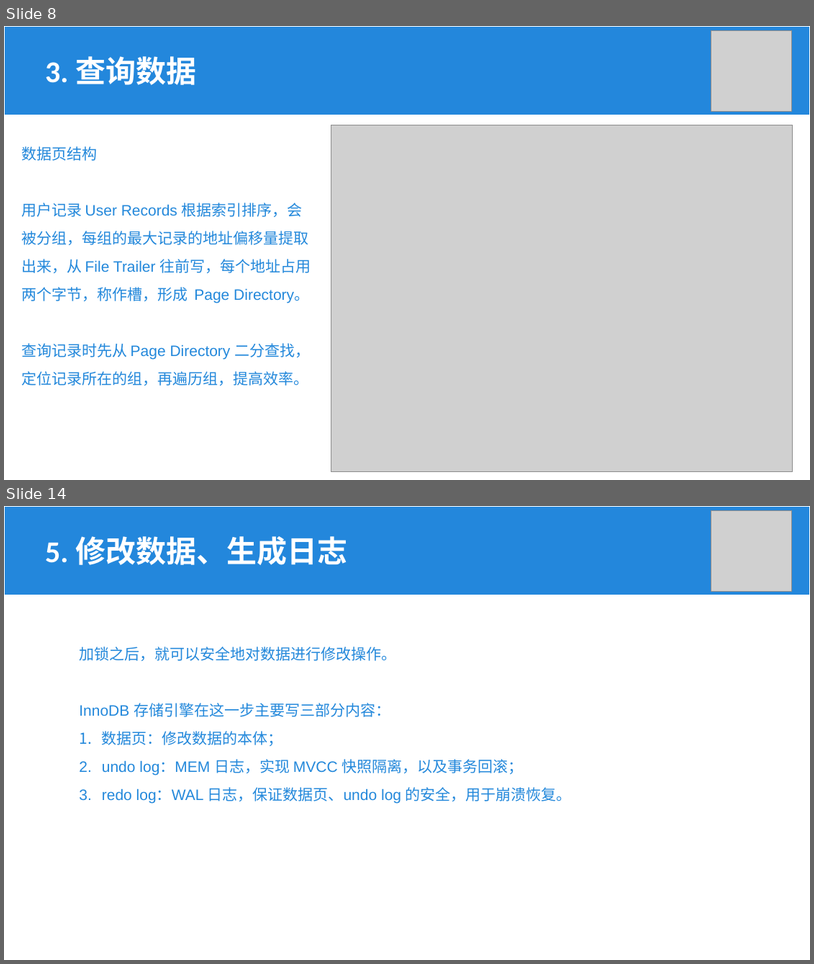
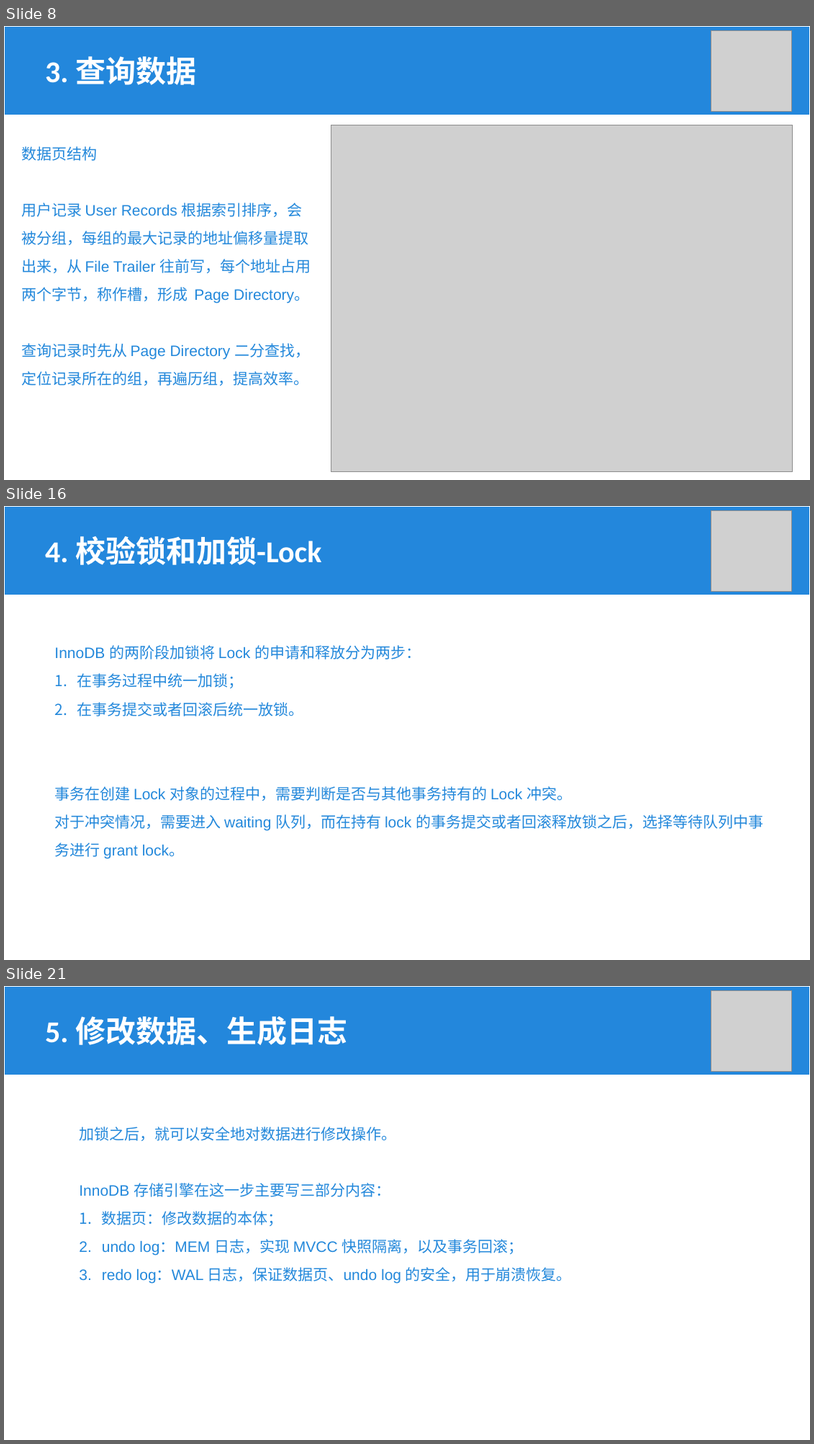
Before and after one commit to Khighness/bplustree, a slide deck: docs/cantai.pptx. Shown one above the other, each under a label of ours: slides 8 and 14 before the commit, slides 8, 16 and 21 after it; the slides between them are not shown. The pictures are 814x964 and 814x1444 pixels, drawn with LibreOffice and Linux fonts; fonts in the diff are those of the drawing; grey boxes stand for pictures. Boxes give left, top, right and bottom in pixels: in the first picture for what was removed or moved away, otherwise in the second. Text is boxed around its words. In the diff, an @@ line names an element or a change of style, - is before the commit and + after.

```diff
--- a/docs/cantai.pptx
+++ b/docs/cantai.pptx
@@ slide 16 added at [4,506,810,960], background #FFFFFF @@
@@ rectangle added at [4,506,810,595], fill #2387DC, outline #FFFFFF 1 pt @@
@@ picture added at [712,510,792,591] @@
@@ text added at [45,536,322,565], 36 pt, text #FFFFFF, bold @@
+4. 校验锁和加锁-Lock
@@ text added at [54,645,764,858], 18 pt, text #2388DB @@
+InnoDB 的两阶段加锁将 Lock 的申请和释放分为两步：
+1. 在事务过程中统一加锁；
+2. 在事务提交或者回滚后统一放锁。
+事务在创建 Lock 对象的过程中，需要判断是否与其他事务持有的 Lock 冲突。
+对于冲突情况，需要进入 waiting 队列，而在持有 lock 的事务提交或者回滚释放锁之后，选择等待队列中事务进行 grant lock。
@@ what was slide 14 is now slide 21 @@
```
Also in this commit, not shown: 5 slides changed, 6 other slides added, 1 other file.
